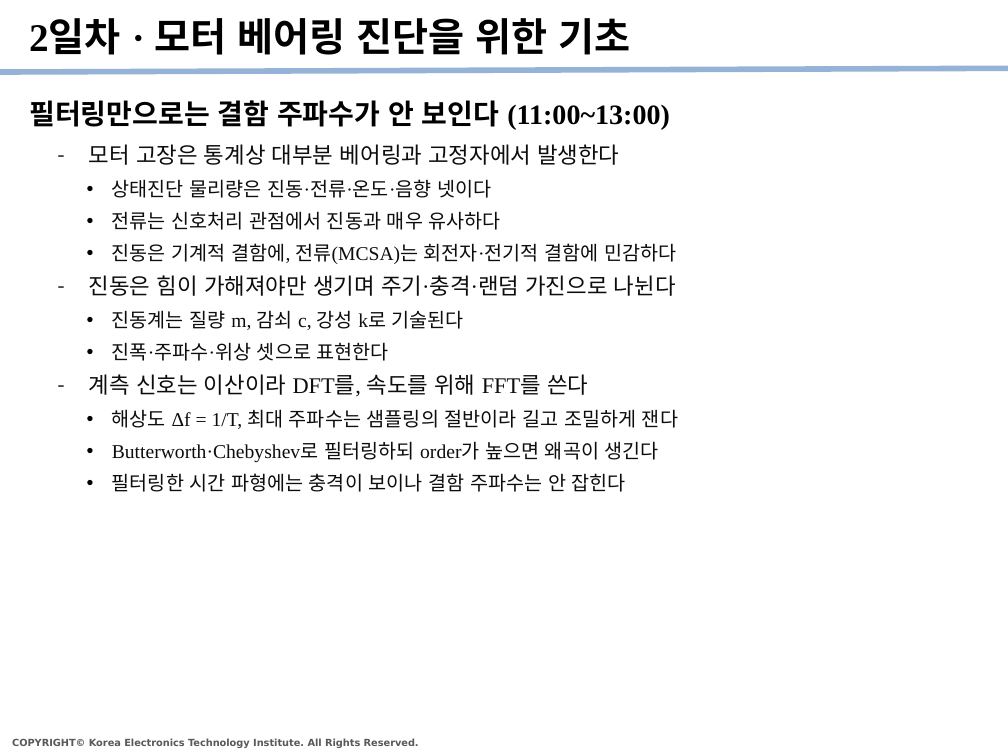
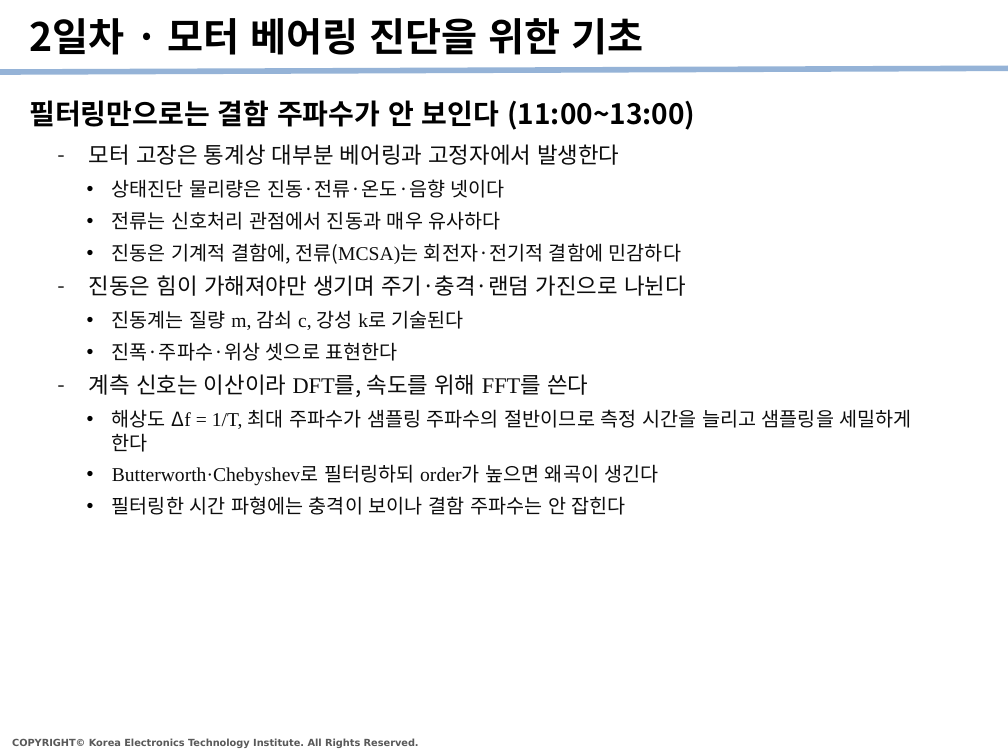
Before and after one commit to kybeen0521/PHM_Edu, a slide deck: slide 13 of Templates/PHM강좌_수강정리_v1.pptx. Drawn at 1008x756 pixels with LibreOffice and Linux fonts; fonts in the diff are those of the drawing. Boxes give left, top, right and bottom in pixels: in the first picture for what was removed or moved away, otherwise in the second. Text is boxed around its words. In the diff, an @@ line names an element or a change of style, - is before the commit and + after.

```diff
--- a/Templates/PHM강좌_수강정리_v1.pptx
+++ b/Templates/PHM강좌_수강정리_v1.pptx
@@ title "2일차 · 모터 베어링 진단을 ..." at (29,18,643,55): font Times New Roman to Noto Sans CJK KR @@
@@ text "필터링만으로는 결함 주파수가 안 보인다 ..." at (29,100,695,130): font Times New Roman to Noto Sans CJK KR @@
@@ text at (89,144,686,515): font Times New Roman to Noto Sans CJK KR in "모터 고장은 통계상 대부분 베어링과 고정자에서 발생한다", "상태진단 물리량은 진동·전류·온도·음향 넷이다", "전류는 신호처리 관점에서 진동과 매우 유사하다", "진동은 기계적 결함에, 전류(MCSA)는 회전자·전기적 결함에 민감하다" and 6 more places @@
@@ text at (112,409,912,452): text changed; font Times New Roman to Noto Sans CJK KR @@
-    • 해상도 Δf = 1/T, 최대 주파수는 샘플링의 절반이라 길고 조밀하게 잰다
+    • 해상도 Δf = 1/T, 최대 주파수가 샘플링 주파수의 절반이므로 측정 시간을 늘리고 샘플링을 세밀하게 한다
```
Also in this commit, not shown: 23 other slides changed.
